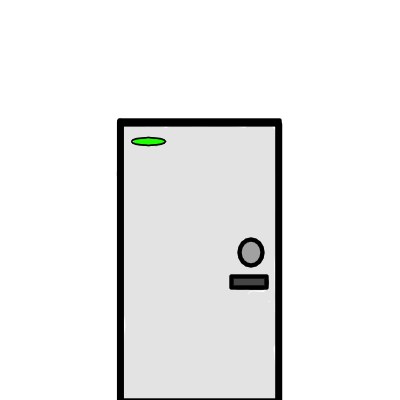
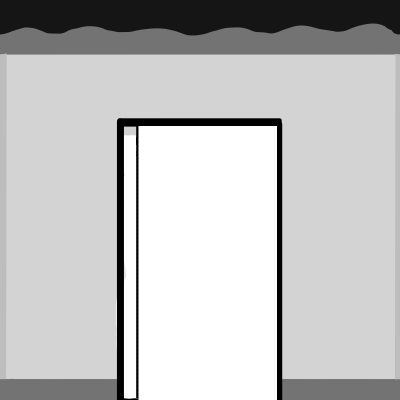
Layered file, before and after one edit (400 × 400). Changes by layer:
moved "Layer 4" into group "Ebene 24", painted on it over [64, 64, 320, 400]
moved "Layer 7" into group "on/off" over [128, 128, 192, 192]
moved "Layer 8" into group "on/off", painted on it over [128, 64, 400, 192]
moved "Layer 5" into group "Ebene 24", painted on it over [64, 64, 320, 400]
added group "wall" with 7 layers over [0, 0, 400, 400]
added layer "Ebene 26" in group "wall" over [0, 64, 192, 400]
added layer "Kopie von Ebene 24 Zusammengeführt" in group "wall" over [64, 64, 400, 400]
added layer "wall5.png" in group "wall" over [0, 0, 400, 400]
added layer "wall.png" in group "wall" over [0, 0, 400, 400]
